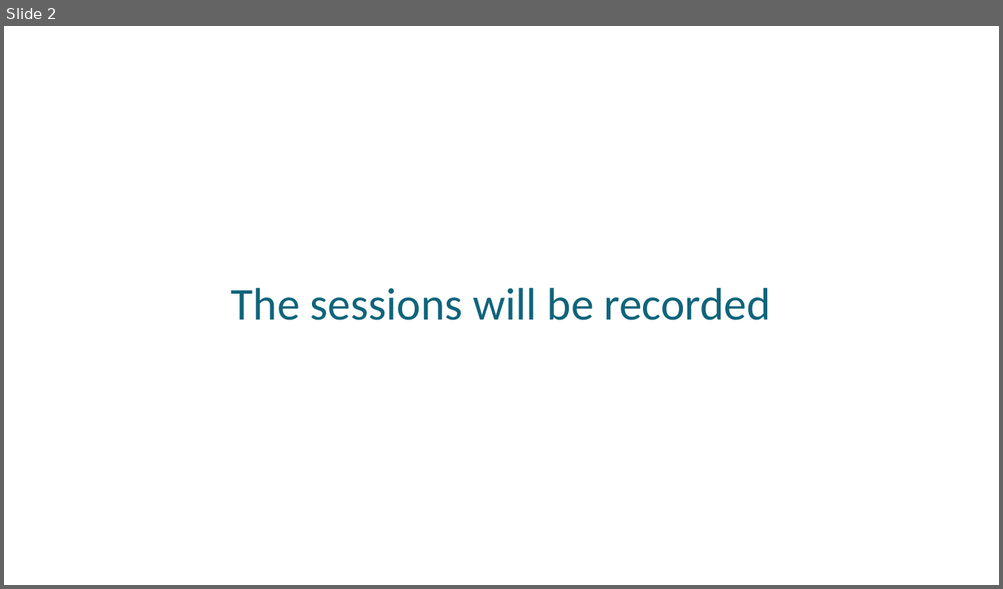
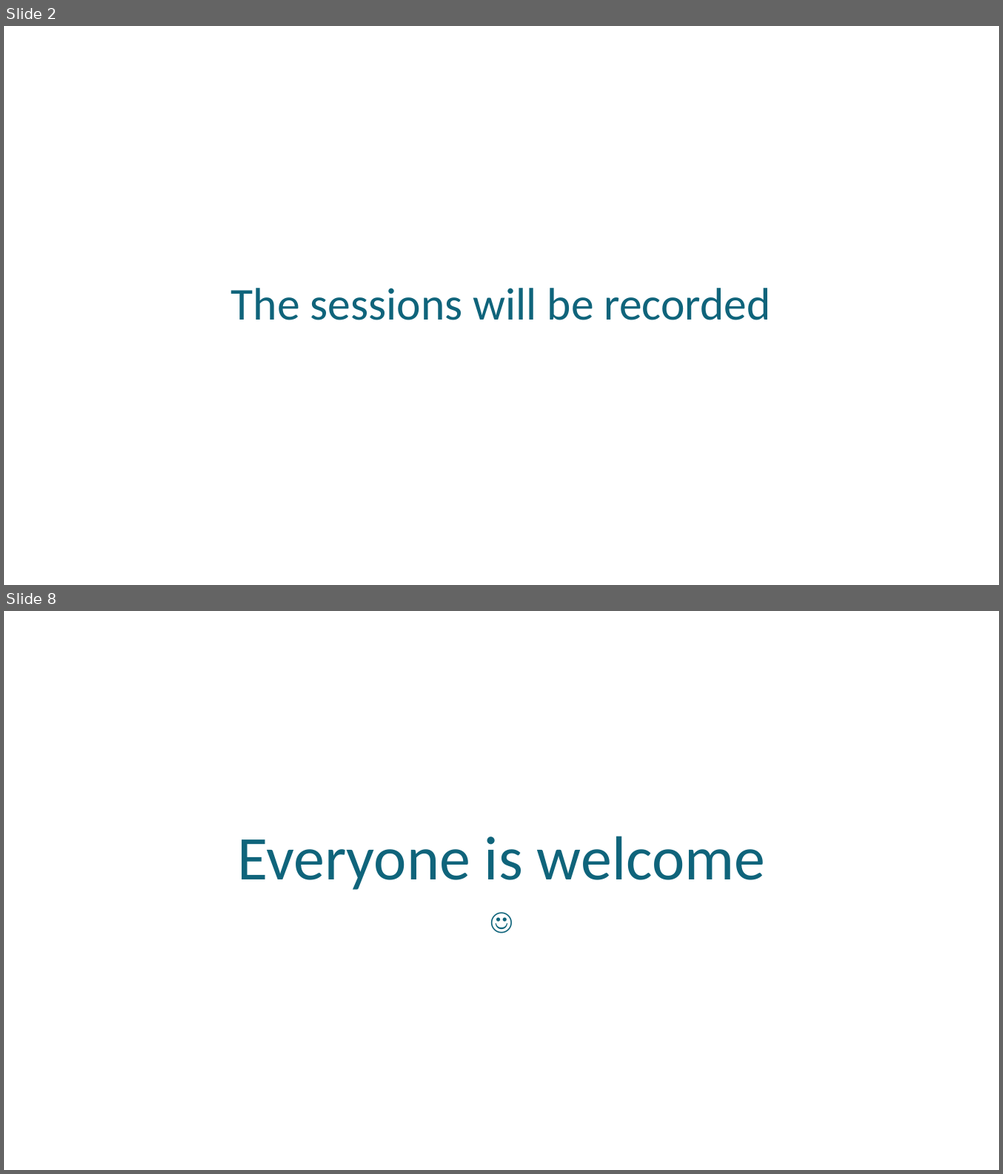
Before and after one commit to uday87j/teach_python, a slide deck: fundamentals/Preamble.pptx. Shown one above the other, each under a label of ours: slide 2 before the commit, slides 2 and 8 after it; the slides between them are not shown. The pictures are 1003x589 and 1003x1174 pixels, drawn with LibreOffice and Linux fonts; fonts in the diff are those of the drawing. Boxes give left, top, right and bottom in pixels: in the first picture for what was removed or moved away, otherwise in the second. Text is boxed around its words. In the diff, an @@ line names an element or a change of style, - is before the commit and + after.

```diff
--- a/fundamentals/Preamble.pptx
+++ b/fundamentals/Preamble.pptx
@@ slide 8 added at bbox=[4, 611, 999, 1170], background #FFFFFF @@
@@ title added at bbox=[237, 836, 765, 890], 60 pt, text #0F647B @@
+Everyone is welcome
@@ subtitle added at bbox=[128, 905, 875, 1040], 24 pt, text #0F647B @@
+☺
```
Also in this commit, not shown: 3 slides changed, 2 other slides added.
